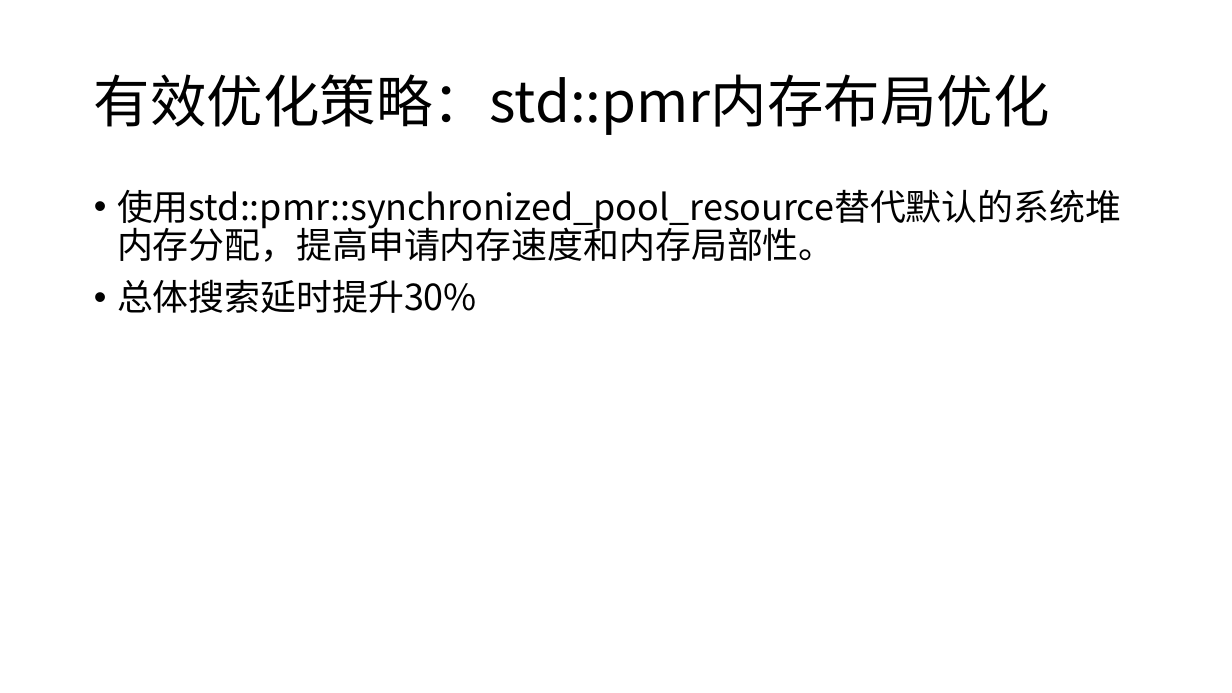
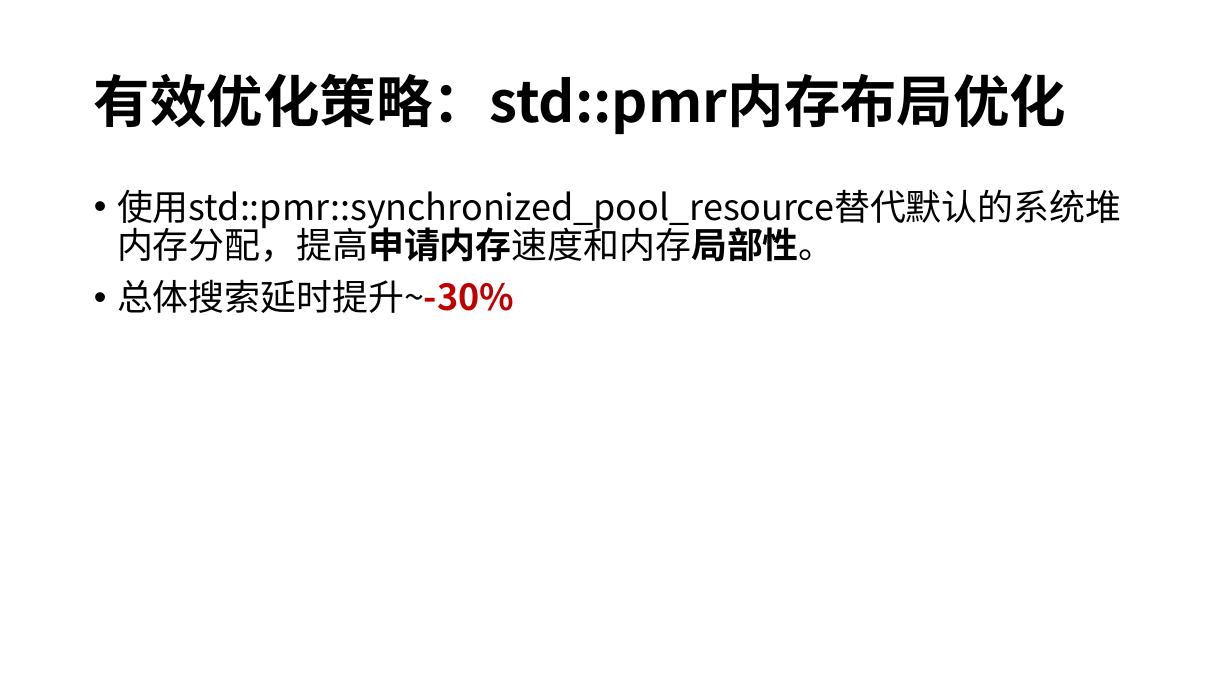
Before and after one commit to ray847/ANNS, a slide deck: slide 11 of doc/基于TunableHNSW的高性能向量搜索研究.pptx (slide 7 before the commit). Drawn at 1232x693 pixels with LibreOffice and Linux fonts; fonts in the diff are those of the drawing. Boxes give left, top, right and bottom in pixels: in the first picture for what was removed or moved away, otherwise in the second. Text is boxed around its words. In the diff, an @@ line names an element or a change of style, - is before the commit and + after.

```diff
--- a/doc/基于TunableHNSW的高性能向量搜索研究.pptx
+++ b/doc/基于TunableHNSW的高性能向量搜索研究.pptx
@@ title "有效优化策略：std::pmr内存布局优化" at box(94, 73, 1066, 134): bold on @@
@@ text at box(117, 189, 1121, 262): bold on in "使用std::pmr::synchronized_pool_resource替代默认的系统堆内存分配，提高申请内存速度和 ..." @@
@@ text at box(117, 279, 514, 313): text changed @@
-• 总体搜索延时提升30%
+• 总体搜索延时提升~-30%
```
Also in this commit, not shown: 10 other slides changed, 6 slides added, 11 other files.
